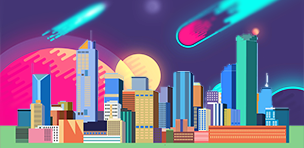
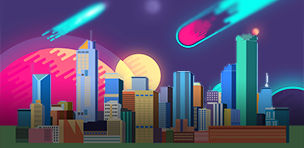
Layers edited between the first and the second (304, 148) image:
added layer "Layer 2" above "56bf1bf6b780e_thumb900" over (0, 80, 304, 148)
